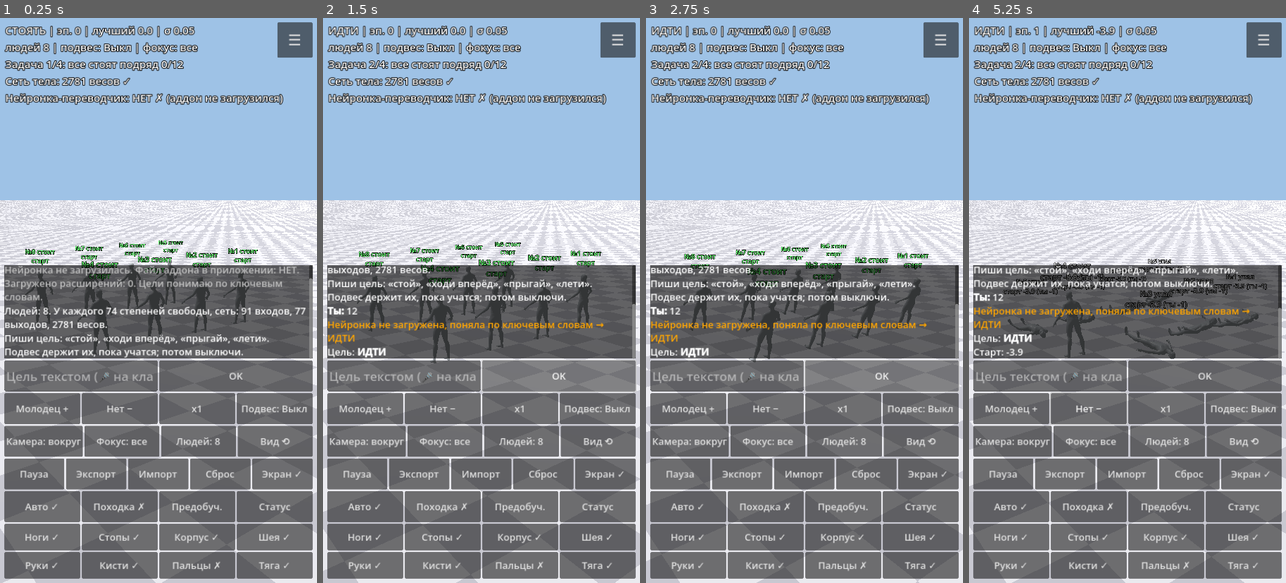
Above: before the commit, frames 1-4 (left to right).
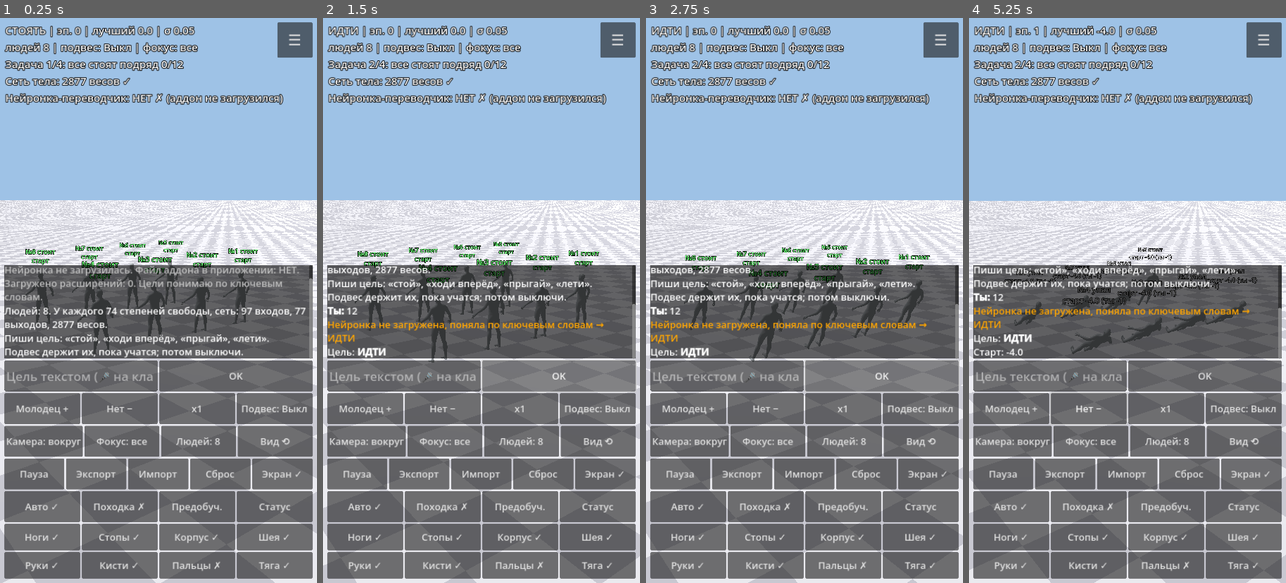
Above: after the commit, the same moments.

Repository: dmitriy2403iskan-star/Testung
Game: Godot game, scene res://sim.tscn
Same seed, same stepped clock (60 frames per second), same inputs: the game is played once before the commit and once after it.
Inputs (mouse positions are in pixels of both pictures, inside the frame that each line leads up to):
- Up to frame 1 (0.25 s): no input
- Up to frame 2 (1.5 s): click (405, 373) at 0.52 s; type "12" at 0.6 s; click "OK" at 1.25 s
- Up to frame 3 (2.75 s): click "OK" at 2 s
- Up to frame 4 (5.25 s): move the mouse to (1197, 272) at 2.77 s; hold D 2.78-3.5 s; hold E 2.78-3.5 s; click (1197, 272) at 2.92 s; drag from (1064, 328) to (1111, 413) at 3.52 s; move the mouse to (1159, 176) at 4.27 s; hold D 4.28-5 s; hold E 4.28-5 s; drag from (1111, 413) to (1032, 215) at 5.02 s

The runs differ from the first frame. In frame 1, 0.9% of the frame differs, in the area x 0-100%, y 10-100%; in frame 2, 3.6%; in frame 3, 2.9%; in frame 4, 11%, in the area x 0-100%, y 1-100%.

Commit message:
6 новых задач (carry, goto, getup, run, leap, crouch), командные входы сети, ускорения, помощь застрявшим
Co-Authored-By: Claude Sonnet 5.5 <noreply@anthropic.com>
Claude-Session: https://claude.ai/code/session_01Aur1z4pZbLjkyUEA4YEwcp

Diff:
--- a/agent.gd
+++ b/agent.gd
@@ -79,6 +79,7 @@
 var label: Label3D
 # --- коробка (задача "box"): у каждого человека своя; "хват" - мягкая притяжка к кисти, пока сеть "сжимает" (выход n_dof > 0)
 const BOX_SIZE := 0.3
+const EXTRA_IN := 6   # командные входы в конце вектора: [цель x, цель z, команда высоты, резерв, настроение A, настроение B]
 var box: RigidBody3D
 var box_on := false
 var box_init := Transform3D.IDENTITY
@@ -99,6 +100,22 @@
 var tup_last := 1.0
 # --- прыжок: сколько времени обе ступни в воздухе и на какую высоту поднимались (меньшая из двух)
 var air_steps := 0
+# --- команды и сцена новых задач (цель на земле, лежачий старт, планка, приседание)
+var tgt_on := false
+var tgt_rel := Vector2.ZERO      # цель относительно точки старта (x вбок, y вперёд)
+var tgt_world := Vector3.ZERO
+var tgt_marker: MeshInstance3D
+var bar: StaticBody3D
+var lie_mode := 0                # 0 стоит, 1 лежит на спине, 2 на животе
+var mood := Vector2.ZERO         # резерв под настроение (входы A и B)
+var tdist_last := 0.0
+var d0 := 1.0
+var tsum := 0.0
+var h_last := 0.0
+var up_last := 0.0
+var cerr_sum := 0.0
+var min_crouch := 9.0
+var crossed := false
 var peak_clear := 0.0
 
 func setup(s, i: int, pos: Vector3) -> void:
@@ -118,7 +135,7 @@
     # кожа не должна исчезать из кадра: габариты меша считаются по позе покоя, а люди уходят от неё далеко
     for mi in human.find_children("*", "MeshInstance3D", true, false):
         (mi as MeshInstance3D).extra_cull_margin = 5000.0
-    n_in = 17 + n_dof
+    n_in = 17 + n_dof + EXTRA_IN
     n_out = n_dof + 3
     label = Label3D.new()
     label.billboard = BaseMaterial3D.BILLBOARD_ENABLED
@@ -382,6 +399,56 @@
     var i: int = b_bone[k]
     return maxf((_tail_of(i) - _world_rest(i).origin).length(), 0.03)
 
+func _cmd_h() -> float:   # приседание: 0-3 с стоим, 3-6.5 с присели до 60% роста, дальше встаём
+    var t := float(step) * dt
+    return 0.6 if (t > 3.0 and t < 6.5) else 1.0
+
+func set_scene(goal: String) -> void:
+    tgt_on = goal == "goto" or goal == "carry"
+    if tgt_on and tgt_marker == null:
+        tgt_marker = MeshInstance3D.new()
+        var cm := CylinderMesh.new()
+        cm.top_radius = 0.35
+        cm.bottom_radius = 0.35
+        cm.height = 0.03
+        var mt := StandardMaterial3D.new()
+        mt.albedo_color = Color(0.9, 0.15, 0.15)
+        cm.material = mt
+        tgt_marker.mesh = cm
+        add_child(tgt_marker)
+        tgt_marker.top_level = true
+    if tgt_marker != null:
+        tgt_marker.visible = tgt_on
+    if goal == "leap" and bar == null:
+        bar = StaticBody3D.new()
+        var cs := CollisionShape3D.new()
+        var bs := BoxShape3D.new()
+        bs.size = Vector3(1.2, 0.14, 0.1)
+        cs.shape = bs
+        bar.add_child(cs)
+        var mi := MeshInstance3D.new()
+        var bm := BoxMesh.new()
+        bm.size = bs.size
+        var mt2 := StandardMaterial3D.new()
+        mt2.albedo_color = Color(0.2, 0.4, 0.9)
+        bm.material = mt2
+        mi.mesh = bm
+        bar.add_child(mi)
+        bar.collision_layer = 1
+        bar.collision_mask = 0
+        add_child(bar)
+        bar.global_position = home + Vector3(0, 0.07, 1.2)
+    if bar != null:
+        bar.visible = goal == "leap"
+        bar.collision_layer = 1 if goal == "leap" else 0
+    _place_tgt()
+
+func _place_tgt() -> void:
+    var st: Vector3 = (b_init[root_i] as Transform3D).origin
+    tgt_world = Vector3(st.x + tgt_rel.x, 0.02, st.z + tgt_rel.y)
+    if tgt_marker != null:
+        tgt_marker.global_position = tgt_world
+
 func set_box(on: bool) -> void:
     if on and box == null:
         box = RigidBody3D.new()
@@ -421,9 +488,15 @@
 
 func _reset_body() -> void:
     _reset_box()
+    var lift := Transform3D.IDENTITY
+    if lie_mode != 0:   # лежачий старт: поворачиваем всё тело вокруг таза на спину/живот и кладём на землю
+        var pel: Vector3 = (b_init[root_i] as Transform3D).origin
+        var ang := -PI * 0.5 if lie_mode == 1 else PI * 0.5
+        lift = Transform3D(Basis(Vector3.RIGHT, ang), pel + Vector3(0, 0.16 - pel.y, 0)) * Transform3D(Basis(), -pel)
     for i in bodies.size():
+        (bodies[i] as RigidBody3D).freeze = false
         var rid: RID = bodies[i].get_rid()
-        PhysicsServer3D.body_set_state(rid, PhysicsServer3D.BODY_STATE_TRANSFORM, b_init[i])
+        PhysicsServer3D.body_set_state(rid, PhysicsServer3D.BODY_STATE_TRANSFORM, lift * (b_init[i] as Transform3D))
         PhysicsServer3D.body_set_state(rid, PhysicsServer3D.BODY_STATE_LINEAR_VELOCITY, Vector3.ZERO)
         PhysicsServer3D.body_set_state(rid, PhysicsServer3D.BODY_STATE_ANGULAR_VELOCITY, Vector3.ZERO)
 
@@ -506,6 +579,18 @@
         var ang: float = (jvec[k] as Vector3).dot(axis)
         var rng := maxf(maxf(absf(d_lo[i]), absf(d_hi[i])), 0.1)
         x.append(clampf(ang / rng, -1.5, 1.5))
+    # командные входы (нули, если команды нет)
+    if tgt_on:
+        var tr: Vector3 = R.inverse() * (tgt_world - rb.global_position)
+        x.append(clampf(tr.x * 0.25, -1.5, 1.5))
+        x.append(clampf(tr.z * 0.25, -1.5, 1.5))
+    else:
+        x.append(0.0)
+        x.append(0.0)
+    x.append(_cmd_h() if sim.goal == "crouch" else 0.0)
+    x.append(0.0)
+    x.append(mood.x)
+    x.append(mood.y)
     return x
 
 # один физический шаг; true - эпизод закончился
@@ -527,9 +612,18 @@
         tup_last = 1.0
         air_steps = 0
         peak_clear = 0.0
+        tsum = 0.0
+        h_last = 0.0
+        up_last = 0.0
+        cerr_sum = 0.0
+        min_crouch = 9.0
+        crossed = false
         held_fin = false
         box_y_fin = 0.0
         start = (b_init[root_i] as Transform3D).origin
+        _place_tgt()
+        d0 = maxf(Vector2(tgt_world.x - start.x, tgt_world.z - start.z).length(), 0.1)
+        tdist_last = d0
         return false
     var act: Array = sim.act
     var goal: String = sim.goal
@@ -605,7 +699,7 @@
         if goal == "jump" and not (h < 0.75 * h0 and rb.linear_velocity.y < 0.2):
             fy = 0.0   # прыжок: подвес только подхватывает при провале ниже 75% роста и никогда не тянет вниз и не держит при взлёте
         rb.apply_central_force(Vector3(0, fy, 0))
-        if lvl >= 2:
+        if lvl >= 2 and goal != "goto" and goal != "carry":
             var yaw := atan2(R.z.x, R.z.z)
             rb.apply_torque(Vector3(0, -yaw * kt * 0.5 - rb.angular_velocity.y * kt * 0.06, 0))
     if sim.auto_on and step % 60 == 0:
@@ -623,13 +717,26 @@
         peak_clear = maxf(peak_clear, clr)
         if clr > 0.10:
             air_steps += 1
+    h_last = h
+    up_last = R.y.y
+    if tgt_on:
+        tdist_last = Vector2(rb.global_position.x - tgt_world.x, rb.global_position.z - tgt_world.z).length()
+        tsum += exp(-tdist_last)
+    if goal == "crouch":
+        var ch := _cmd_h()
+        cerr_sum += absf(h / h0 - ch)
+        var tt := float(step) * dt
+        if tt > 4.5 and tt < 6.5:
+            min_crouch = minf(min_crouch, h / h0)
+    if goal == "leap" and rb.global_position.z > start.z + 1.5 and peak_clear > 0.1:
+        crossed = true
     sum_up += maxf(R.y.y, 0.0)
     sum_h += h
     max_h = maxf(max_h, h)
     thr += f.length()
     step += 1
     var pos := rb.global_position
-    fell = goal != "fly" and lvl < 3 and h < 0.5 * h0 and step > 40
+    fell = goal != "fly" and goal != "getup" and lvl < 3 and h < 0.5 * h0 and step > 40
     if not events.is_empty():
         _resolve_events(false)
     return step >= sim.ep_steps or fell or not pos.is_finite() or pos.length() > 400.0
@@ -700,6 +807,8 @@
     res = score() if finite() else -100.0
     if not events.is_empty():
         _resolve_events(true)
+    for rbz in bodies:   # закончивший эпизод человек замораживается: физика не тратит на него время
+        (rbz as RigidBody3D).freeze = true
     done = true
 
 func finite() -> bool:
@@ -723,7 +832,9 @@
             kt = 6.0; kb = 3.0; kw = 0.3
         "walk":
             kt = 4.0; kb = 2.0; kw = 0.2
-        "jump", "box":
+        "run", "goto", "carry":
+            kt = 3.0; kb = 1.5; kw = 0.15
+        "jump", "box", "leap", "crouch", "getup":
             kt = 2.0; kb = 1.0; kw = 0.1
     var tpen := (kt * sum_ttilt + kb * sum_bend + kw * sum_tw) / n
     return _base_score(goal) + imit - pen - tpen
@@ -745,6 +856,22 @@
     if goal == "jump":   # награда за высоту ОБЕИХ ступней над землёй и время в воздухе (раньше платили только за подъём таза на 30 см, и между 0 и 30 см градиента не было)
         var air := clampf(float(air_steps) * dt, 0.0, 1.5)
         return 10.0 * clampf(peak_clear - 0.05, 0.0, 0.4) + 5.0 * air + upr + 0.5 * clampf(hm / h0, 0.0, 1.1) - 0.2 * ef - drift
+    if goal == "goto":
+        var dn := clampf(tdist_last / d0, 0.0, 1.5)
+        return 5.0 * (1.0 - dn) + (2.0 if tdist_last < 0.6 else 0.0) + 2.0 * tsum / n + 1.5 * upr + clampf(hm / h0, 0.0, 1.1) - 0.3 * ef
+    if goal == "getup":
+        return 6.0 * clampf(h_last / h0, 0.0, 1.1) + 4.0 * clampf(up_last, 0.0, 1.0) + 2.0 * clampf(hm / h0, 0.0, 1.1) + upr - 0.3 * ef
+    if goal == "run":
+        var airr := clampf(float(air_steps) * dt, 0.0, 2.0)
+        return 4.0 * fwd + 1.5 * upr + clampf(hm / h0, 0.0, 1.1) + airr - 0.3 * ef - 1.0 * absf(p.x - start.x)
+    if goal == "leap":
+        return 3.0 * clampf(fwd, 0.0, 3.5) + 6.0 * clampf(peak_clear - 0.05, 0.0, 0.3) + (3.0 if crossed else 0.0) + upr + 0.5 * clampf(hm / h0, 0.0, 1.1) - 0.3 * ef - 1.0 * absf(p.x - start.x)
+    if goal == "crouch":
+        return 6.0 * (1.0 - clampf(cerr_sum / n / 0.4, 0.0, 1.0)) + 2.0 * upr + (3.0 if min_crouch < 0.72 else 0.0) - 0.3 * ef
+    if goal == "carry":
+        var liftc := clampf(box_y_fin - BOX_SIZE * 0.5, 0.0, 0.3) if held_fin else 0.0
+        var dnc := clampf(tdist_last / d0, 0.0, 1.5)
+        return 1.5 * upr + 3.0 * float(held_n) / n + 8.0 * liftc + 4.0 * (1.0 - dnc) + (2.0 if (tdist_last < 0.8 and held_fin) else 0.0) - 0.3 * ef
     if goal == "fly":
         return clampf(hm, 0.0, 8.0) + 0.5 * upr - 0.2 * ef
     return 2.0 * upr + 3.0 * clampf(hm / h0, 0.0, 1.1) - 0.3 * ef - th - 0.5 * drift
--- a/ci/cma_worker.gd
+++ b/ci/cma_worker.gd
@@ -18,7 +18,7 @@
         sim.sigma = 0.0
         sim.set_physics_process(false)   # эпизодами управляю я
         print("worker ready ", wdir)
-    if sim == null or running or f % 15 != 0:
+    if sim == null or running or f % 4 != 0:
         return
     var tp := wdir + "/task.json"
     if not FileAccess.file_exists(tp):
@@ -53,6 +53,9 @@
         a.fell = false
         a.step = -1
         a.mix_override = float(job.get("mix", -1.0))
+        if job.has("tgt"):
+            a.tgt_rel = Vector2(float(job["tgt"][0]), float(job["tgt"][1]))
+        a.lie_mode = int(job.get("lie", 0))
         if job.has("push"):   # одинаковый толчок для всех кандидатов поколения
             a.push_step = int(float(job["push_t"]) * float(Engine.physics_ticks_per_second))
             a.push_imp = Vector3(float(job["push"][0]), 0.0, float(job["push"][1]))
@@ -97,6 +100,18 @@
             good = upright_ok and a.peak_clear > 0.15 and a.air_steps >= 10 and drift < 1.0
         elif sim.goal == "box":   # стоит прямо, коробка поднята выше 35 см и удерживается к концу
             good = upright_ok and a.held_fin and a.box_y_fin > 0.35
+        elif sim.goal == "carry":   # донёс: коробка удерживается выше 30 см и он у цели
+            good = upright_ok and a.held_fin and a.box_y_fin > 0.3 and a.tdist_last < 0.8
+        elif sim.goal == "goto":   # дошёл до точки и стоит прямо
+            good = upright_ok and a.tdist_last < 0.7
+        elif sim.goal == "getup":   # встал из лежачего положения и стоит прямо в конце
+            good = upright_ok and drift < 1.5
+        elif sim.goal == "run":   # пробежал >4 м, были фазы полёта
+            good = upright_ok and a.fin_fwd > 4.0 and lat < 1.2 and a.tup_last > 0.9 and a.air_steps >= 5
+        elif sim.goal == "leap":   # перепрыгнул планку и приземлился
+            good = upright_ok and a.crossed and a.fin_fwd > 2.0 and lat < 1.0
+        elif sim.goal == "crouch":   # присел до 72% роста и встал обратно, высота следовала команде
+            good = upright_ok and a.cerr_sum / float(sim.ep_steps) < 0.10 and a.min_crouch < 0.72
         else:
             good = sim._agent_ok(a)
         ok.append(1 if good else 0)
--- /dev/null
+++ b/ci/gait_run.json
@@ -0,0 +1 @@
+{"gait": {"name": "Бег", "period": 0.45, "mix": 0.3, "joints": {"thigh_l.x": {"offset_deg": -25, "amp_deg": 65, "phase": 0.0}, "thigh_r.x": {"offset_deg": -25, "amp_deg": 65, "phase": 0.5}, "calf_l.x": {"offset_deg": 55, "amp_deg": 50, "phase": 0.25}, "calf_r.x": {"offset_deg": 55, "amp_deg": 50, "phase": 0.75}, "spine_01.x": {"offset_deg": 12, "amp_deg": 0, "phase": 0.0}, "upperarm_l.x": {"offset_deg": 0, "amp_deg": 30, "phase": 0.5}, "upperarm_r.x": {"offset_deg": 0, "amp_deg": 30, "phase": 0.0}}}}
--- a/ci/record.gd
+++ b/ci/record.gd
@@ -26,6 +26,11 @@
         sim.cam_pitch = 16.0
         if r.has("ep"):
             sim.ep_steps = int(float(r["ep"]) * float(Engine.physics_ticks_per_second))
+        var ex: Dictionary = r.get("extra", {})
+        for a in sim.agents:
+            if ex.has("tgt"):
+                a.tgt_rel = Vector2(float(ex["tgt"][0]), float(ex["tgt"][1]))
+            a.lie_mode = int(ex.get("lie", 0))
         if r.has("islands"):
             own = true
             sim.set_physics_process(false)   # 8 разных подходов: каждому человеку свои веса и своя доля нейросети
--- a/sim.gd
+++ b/sim.gd
@@ -4,7 +4,7 @@
 # вес становится общим. Над каждым человеком метка: стоит/падает и оценка прошлого эпизода.
 
 const AgentS := preload("res://agent.gd")
-const GOALS := {"stand": "СТОЯТЬ", "walk": "ИДТИ", "jump": "ПРЫГАТЬ", "fly": "ЛЕТАТЬ", "box": "КОРОБКА"}
+const GOALS := {"stand": "СТОЯТЬ", "walk": "ИДТИ", "jump": "ПРЫГАТЬ", "fly": "ЛЕТАТЬ", "box": "КОРОБКА", "carry": "НЕСТИ КОРОБКУ", "goto": "ИДТИ В ТОЧКУ", "getup": "ВСТАТЬ", "run": "БЕЖАТЬ", "leap": "ПРЫЖОК ЧЕРЕЗ ПЛАНКУ", "crouch": "ПРИСЕСТЬ"}
 const GROUP_NAMES := {"legs": "Ноги", "toes": "Стопы", "spine": "Корпус", "neck": "Шея", "arms": "Руки", "hands": "Кисти", "fingers": "Пальцы", "thrust": "Тяга"}
 const N_HID := 16
 const MUT_P := 0.05
@@ -156,7 +156,8 @@
     for k in 3:
         act.append(groups["thrust"] and goal == "fly")
     for a in agents:
-        a.set_box(goal == "box")   # коробка появляется только в этой задаче   # тяга только для полёта: иначе нейросеть "ходит" полётом
+        a.set_box(goal == "box" or goal == "carry")   # коробка появляется только в этих задачах
+        a.set_scene(goal)   # тяга только для полёта: иначе нейросеть "ходит" полётом
 
 # ---------- мир ----------
 func _build_world() -> void:
